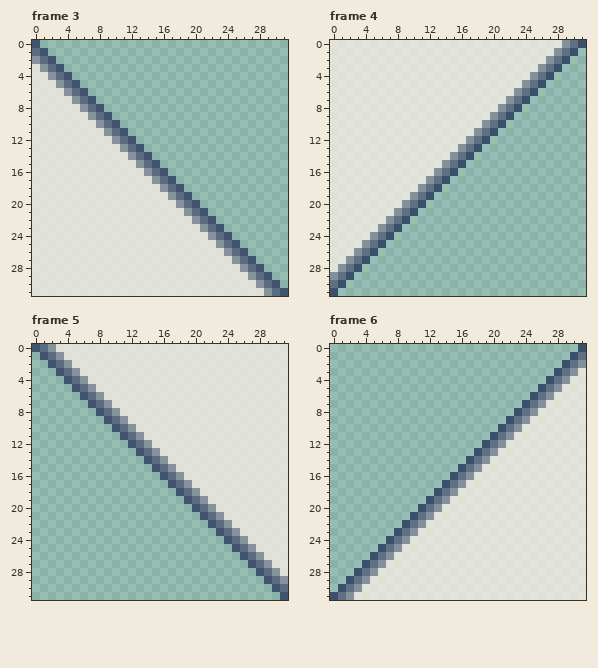
File history of a pixel-art file, Prototype-9/assets/walls1.aseprite. Above: the version before the commit.
32x32 pixels, 13 frames. Shown: frame 3, frame 4, frame 5, frame 6.
New version:
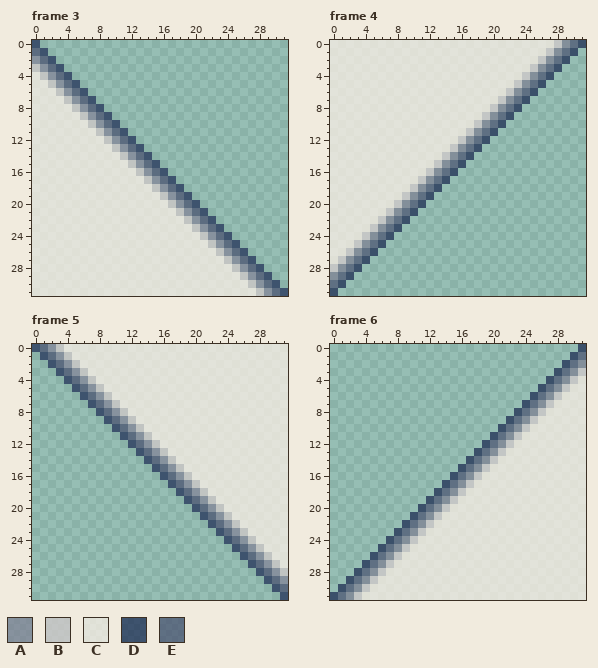
Palette (. is transparent): A #818295b9  B #d1c9cac4  C #fff1e8b9  D #1d2b53b9  E #4a5271b9
Difference:
Changed rows in their new state; - is an unchanged pixel.
Frame 3:
first column x 0:
 3 B----------------------------
 4 -B---------------------------
 5 --B--------------------------
 6 ---B-------------------------
 7 ----B------------------------
 8 -----B-----------------------
 9 ------B----------------------
10 -------B---------------------
11 --------B--------------------
12 ---------B-------------------
13 ----------B------------------
14 -----------B-----------------
15 ------------B----------------
16 -------------B---------------
17 --------------B--------------
18 ---------------B-------------
19 ----------------B------------
20 -----------------B-----------
21 ------------------B----------
22 -------------------B---------
23 --------------------B--------
24 ---------------------B-------
25 ----------------------B------
26 -----------------------B-----
27 ------------------------B----
28 -------------------------B---
29 --------------------------B--
30 ---------------------------B-
31 ----------------------------B
Frame 4:
first column x 0:
 0 ----------------------------B
 1 ---------------------------B-
 2 --------------------------B--
 3 -------------------------B---
 4 ------------------------B----
 5 -----------------------B-----
 6 ----------------------B------
 7 ---------------------B-------
 8 --------------------B--------
 9 -------------------B---------
10 ------------------B----------
11 -----------------B-----------
12 ----------------B------------
13 ---------------B-------------
14 --------------B--------------
15 -------------B---------------
16 ------------B----------------
17 -----------B-----------------
18 ----------B------------------
19 ---------B-------------------
20 --------B--------------------
21 -------B---------------------
22 ------B----------------------
23 -----B-----------------------
24 ----B------------------------
25 ---B-------------------------
26 --B--------------------------
27 -B---------------------------
28 B----------------------------
Frame 5:
first column x 3:
 0 B----------------------------
 1 -B---------------------------
 2 --B--------------------------
 3 ---B-------------------------
 4 ----B------------------------
 5 -----B-----------------------
 6 ------B----------------------
 7 -------B---------------------
 8 --------B--------------------
 9 ---------B-------------------
10 ----------B------------------
11 -----------B-----------------
12 ------------B----------------
13 -------------B---------------
14 --------------B--------------
15 ---------------B-------------
16 ----------------B------------
17 -----------------B-----------
18 ------------------B----------
19 -------------------B---------
20 --------------------B--------
21 ---------------------B-------
22 ----------------------B------
23 -----------------------B-----
24 ------------------------B----
25 -------------------------B---
26 --------------------------B--
27 ---------------------------B-
28 ----------------------------B
Frame 6:
first column x 3:
 3 ----------------------------B
 4 ---------------------------B-
 5 --------------------------B--
 6 -------------------------B---
 7 ------------------------B----
 8 -----------------------B-----
 9 ----------------------B------
10 ---------------------B-------
11 --------------------B--------
12 -------------------B---------
13 ------------------B----------
14 -----------------B-----------
15 ----------------B------------
16 ---------------B-------------
17 --------------B--------------
18 -------------B---------------
19 ------------B----------------
20 -----------B-----------------
21 ----------B------------------
22 ---------B-------------------
23 --------B--------------------
24 -------B---------------------
25 ------B----------------------
26 -----B-----------------------
27 ----B------------------------
28 ---B-------------------------
29 --B--------------------------
30 -B---------------------------
31 B----------------------------
Where, in picture pixels (left, top, right, bottom), the same in both pictures:
changed: (32, 64, 264, 296)
changed: (330, 40, 562, 272)
changed: (56, 344, 288, 576)
changed: (354, 368, 586, 600)
